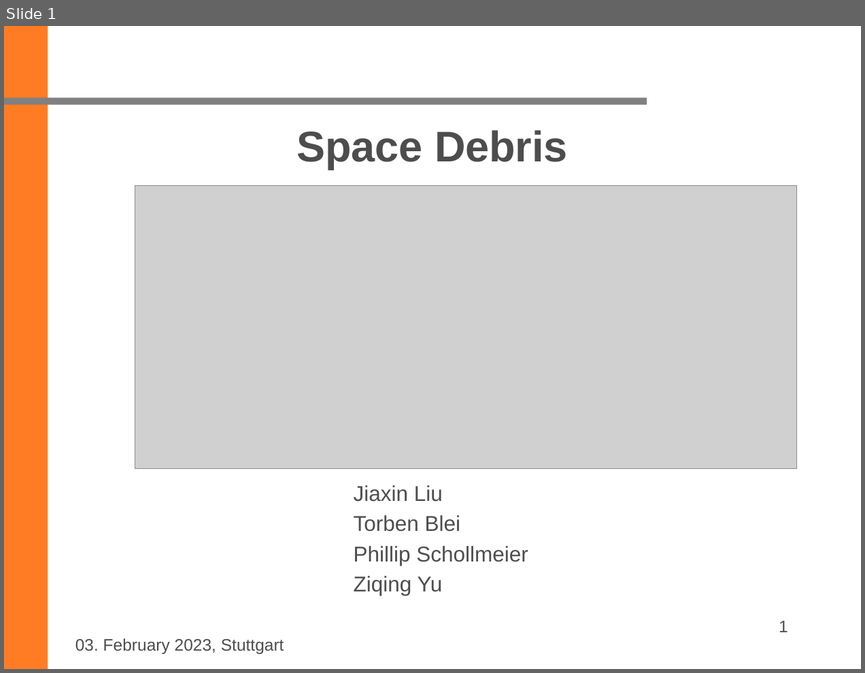
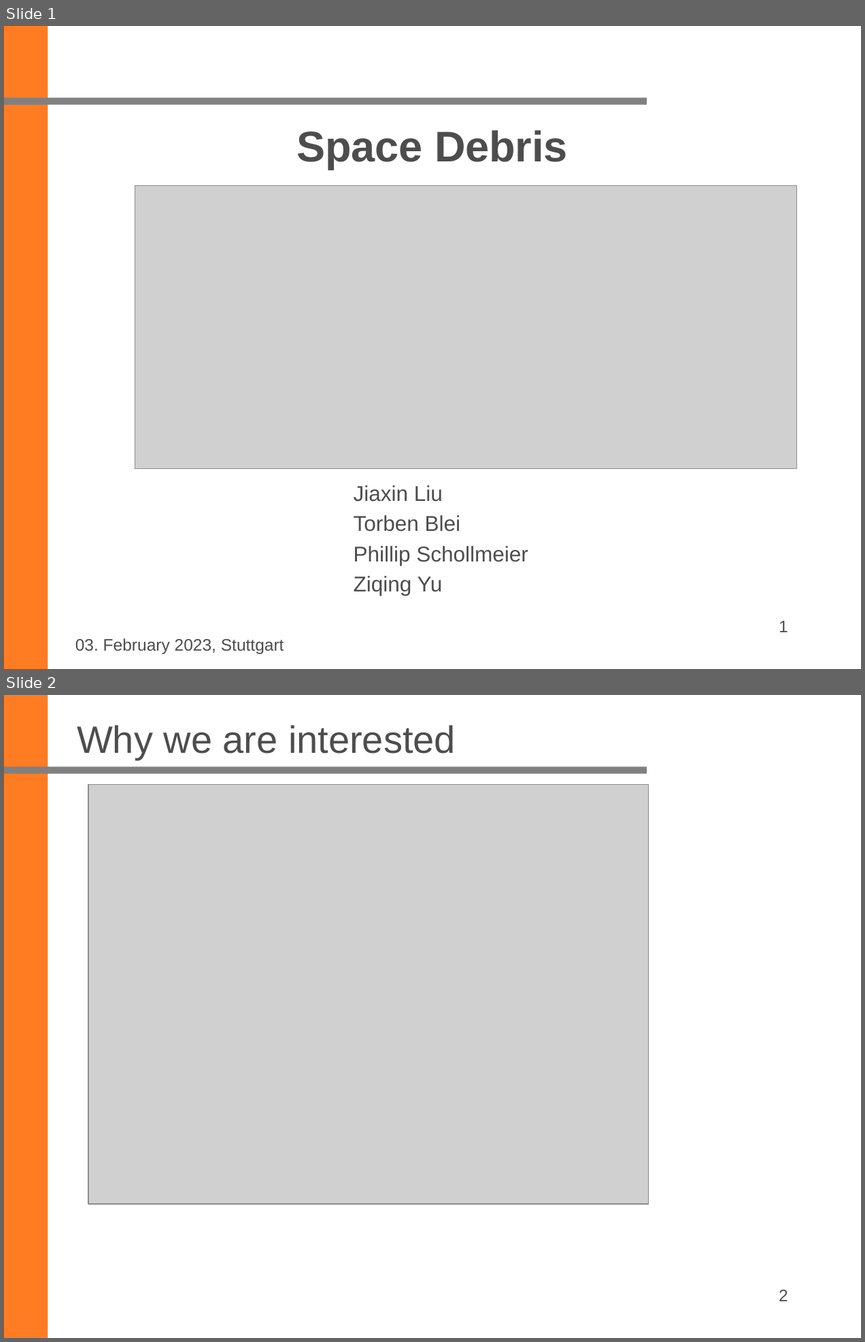
Before and after one commit to ziqing97/Seminar-Aktuelle-Geodaetische-Satelliten-missionen, a slide deck: Project_Space_Debris/Ordner_Yu/Folien/final/20230203_Final.pptx. Shown one above the other, each under a label of ours: slide 1 before the commit, slides 1 and 2 after it. The pictures are 865x673 and 865x1342 pixels, drawn with LibreOffice and Linux fonts; fonts in the diff are those of the drawing; grey boxes stand for pictures; background and template pictures are left out. Boxes give left, top, right and bottom in pixels: in the first picture for what was removed or moved away, otherwise in the second. Text is boxed around its words. In the diff, an @@ line names an element or a change of style, - is before the commit and + after.

Commit message:
update ppt and images

```diff
--- a/Project_Space_Debris/Ordner_Yu/Folien/final/20230203_Final.pptx
+++ b/Project_Space_Debris/Ordner_Yu/Folien/final/20230203_Final.pptx
@@ slide 2 added at (x1=4, y1=695, x2=861, y2=1338), background #FFFFFF; not listed: 2 template elements that a slide beside it also shows @@
@@ title added at (x1=77, y1=725, x2=456, y2=760), 32 pt, text #4D4D4D @@
+Why we are interested
@@ picture added at (x1=88, y1=785, x2=649, y2=1204) @@
@@ page number added at (x1=779, y1=1289, x2=788, y2=1301), 14 pt, text #4D4D4D @@
+2
```
Also in this commit, not shown: 17 other slides added, 18 slides removed, 11 other files.
